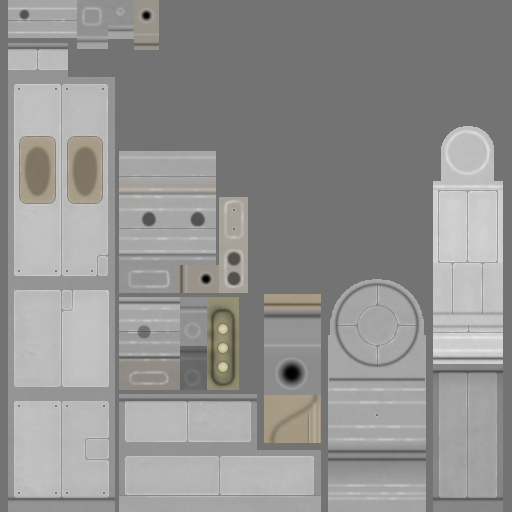
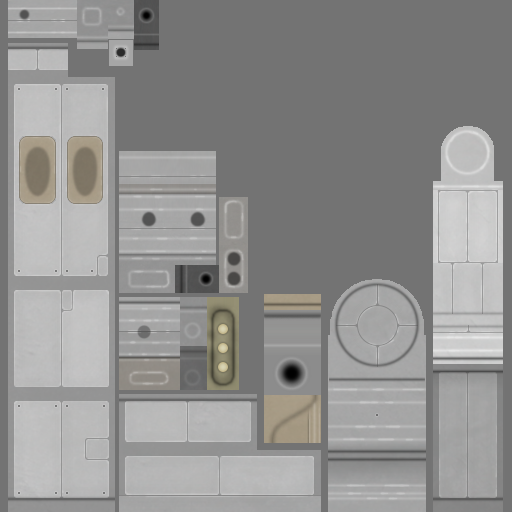
The second w=512, h=512 image is a revision of the first. Changes to its layers:
added group "RCS_1_E" with 3 layers above "RCS_1" over [111, 43, 131, 62]
added layer "Bolts" (50%) in group "RCS_1_E" over [116, 48, 126, 57]
added layer "Low 1" (1st of 2, in "RCS_1_E") (75%) in group "RCS_1_E" over [114, 46, 127, 59]
added layer "High 1" (1st of 2, in "RCS_1_E") (50%) in group "RCS_1_E" over [111, 43, 131, 62]
added group "RCS_1" with 14 layers above "MOE" over [109, 0, 159, 50]
moved "Body Low 1" (1st of 4, in "RCS_1") into group "RCS_1" over [109, 32, 134, 45]
moved "Body High 1" (1st of 3, in "RCS_1") into group "RCS_1" over [109, 10, 134, 41]
moved "Nozzle Low" (1st of 3, in "RCS_1") into group "RCS_1" over [134, 41, 159, 48]
moved "Nozzle High" (1st of 3, in "RCS_1") into group "RCS_1" over [134, 7, 159, 36]
moved "Nozzle Hole" (1st of 3, in "RCS_1") into group "RCS_1" over [139, 8, 154, 23]
moved "Wear" (1st of 4, in "RCS_1") into group "RCS_1", painted on it over [109, 0, 159, 50]
hid "Body Bolts 1" (1st of 2, in "MOE") over [233, 209, 235, 230]
painted on "Wear" (2nd of 4, in "MOE") over [175, 265, 219, 293]
painted on "B" over [109, 0, 248, 293]
